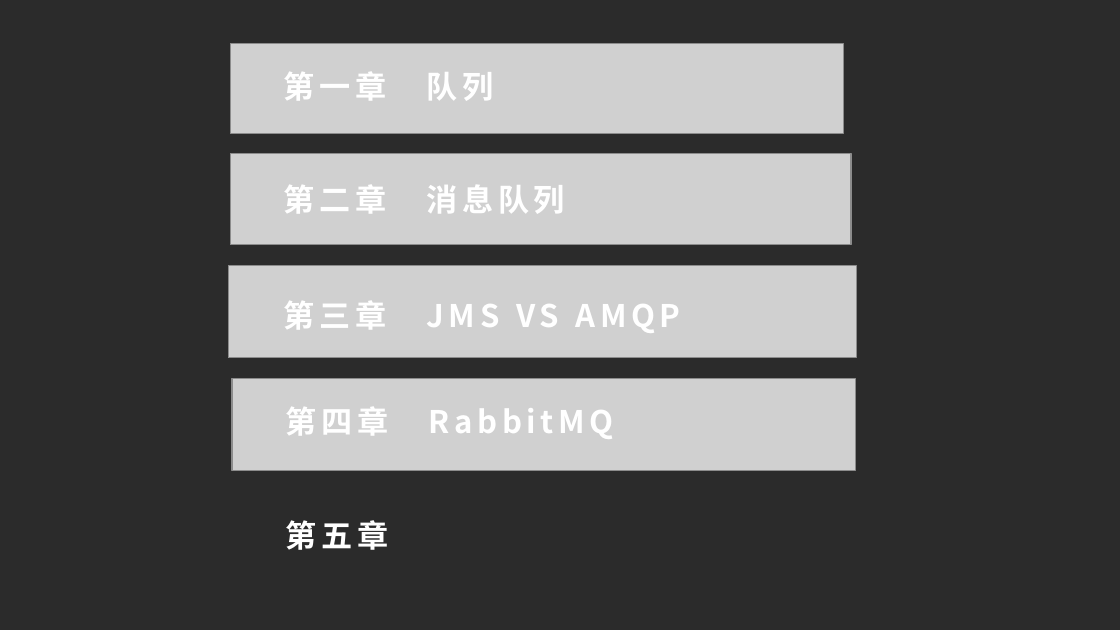
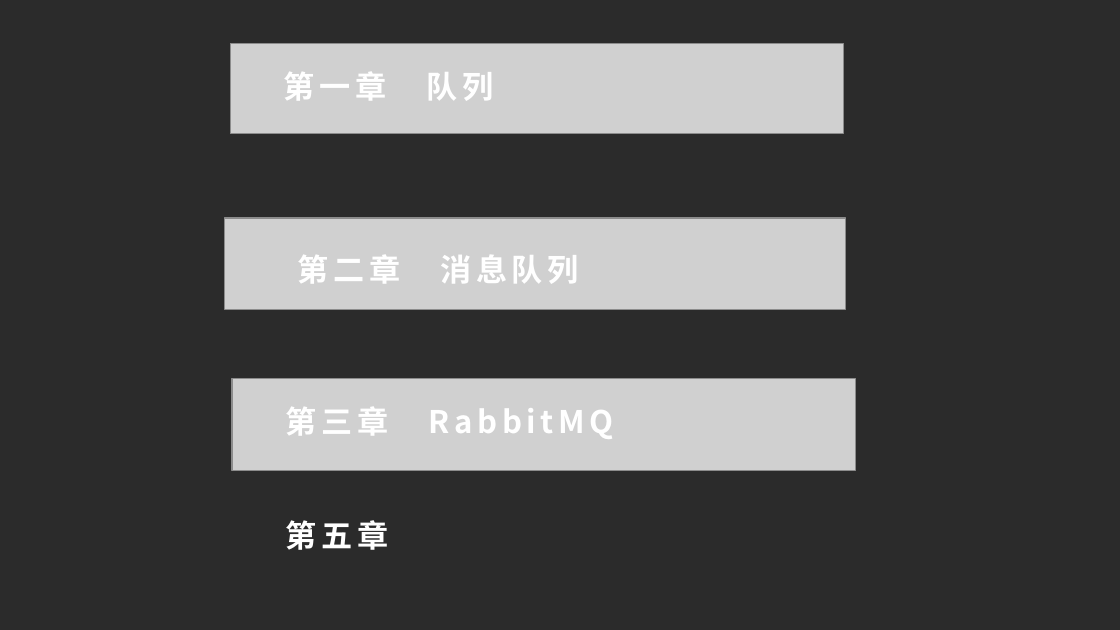
Before and after one commit to dxh122685692/doc, a slide deck: slide 3 of 分享.pptx. Drawn at 1120x630 pixels with LibreOffice and Linux fonts; fonts in the diff are those of the drawing; grey boxes stand for pictures; background and template pictures are left out; a plain dark background stands for a picture behind light text. Boxes give left, top, right and bottom in pixels: in the first picture for what was removed or moved away, otherwise in the second. Text is boxed around its words. In the diff, an @@ line names an element or a change of style, - is before the commit and + after.

```diff
--- a/分享.pptx
+++ b/分享.pptx
@@ picture: place and size @@
-picture at box(230, 153, 850, 244)
+picture at box(225, 218, 846, 309)
@@ picture removed at box(228, 265, 857, 357) @@
@@ text "第二章 消息队列": place and size @@
-text "第二章 消息队列" at box(284, 185, 565, 213)
+text "第二章 消息队列" at box(298, 255, 579, 283)
@@ text removed at box(284, 301, 680, 333) @@
-第三章 JMS VS AMQP
@@ text at box(286, 407, 614, 439): text changed @@
-第四章 RabbitMQ
+第三章 RabbitMQ
```
Also in this commit, not shown: 3 other slides changed, 9 slides added, 6 slides removed.
